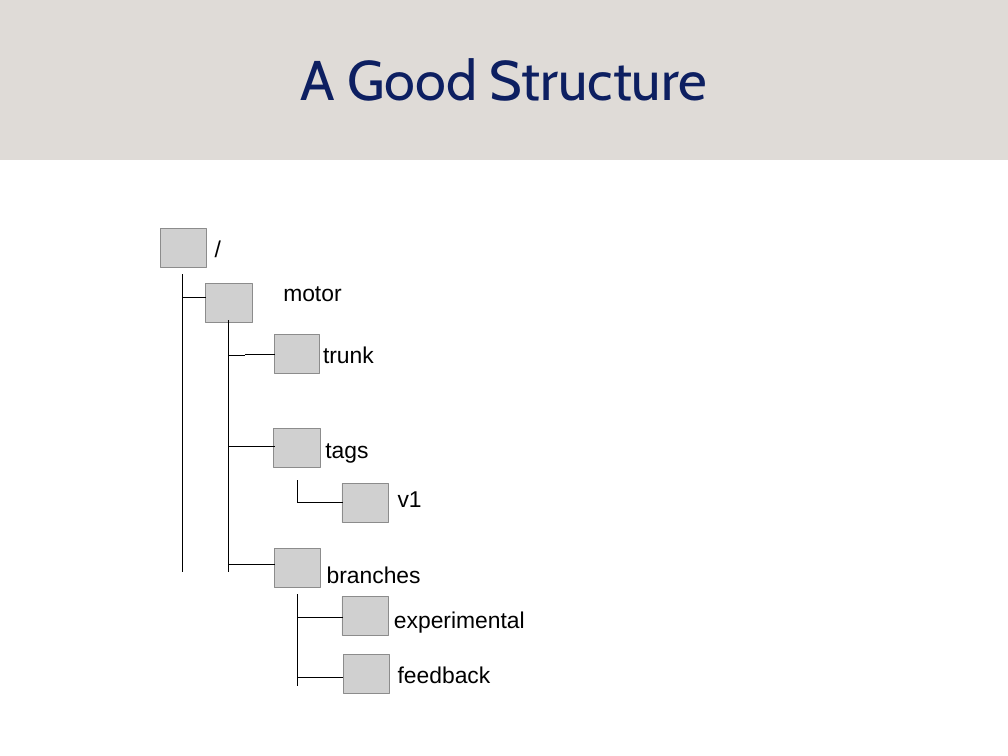
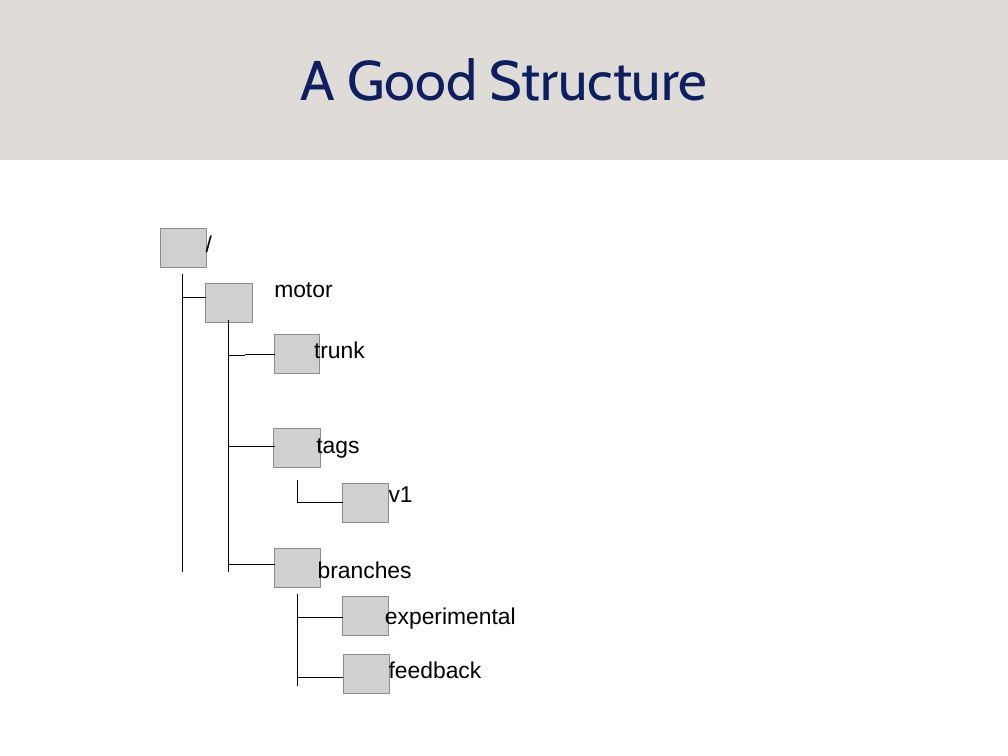
Before and after one commit to srobo/subversion-archive, a slide deck: slide 28 of presentations/subversion/svn.odp (slide 27 before the commit). Drawn at 1008x756 pixels with LibreOffice and Linux fonts; fonts in the diff are those of the drawing; grey boxes stand for pictures; background and template pictures are left out. Boxes give left, top, right and bottom in pixels: in the first picture for what was removed or moved away, otherwise in the second. Text is boxed around its words. In the diff, an @@ line names an element or a change of style, - is before the commit and + after.

```diff
--- a/presentations/subversion/svn.odp
+++ b/presentations/subversion/svn.odp
@@ text "/" rewrapped from (206,230,231,267) to (206,230,212,258) @@
@@ text "motor": place and size @@
-text "motor" at (283,286,341,302)
+text "motor" at (274,282,332,298)
@@ text "trunk" rewrapped from (323,346,374,364) to (314,340,365,364) @@
@@ text "tags" rewrapped from (325,443,368,463) to (316,435,359,459) @@
@@ text "v1": place and size @@
-text "v1" at (398,491,422,507)
+text "v1" at (389,486,413,502)
@@ text "branches" rewrapped from (327,566,421,584) to (318,560,412,584) @@
@@ text "experimental": place and size @@
-text "experimental" at (394,611,525,633)
+text "experimental" at (385,606,516,630)
@@ text "feedback" rewrapped from (398,666,491,684) to (389,660,482,684) @@
```
Also in this commit, not shown: 19 other slides changed, 3 slides added, 2 slides removed.
